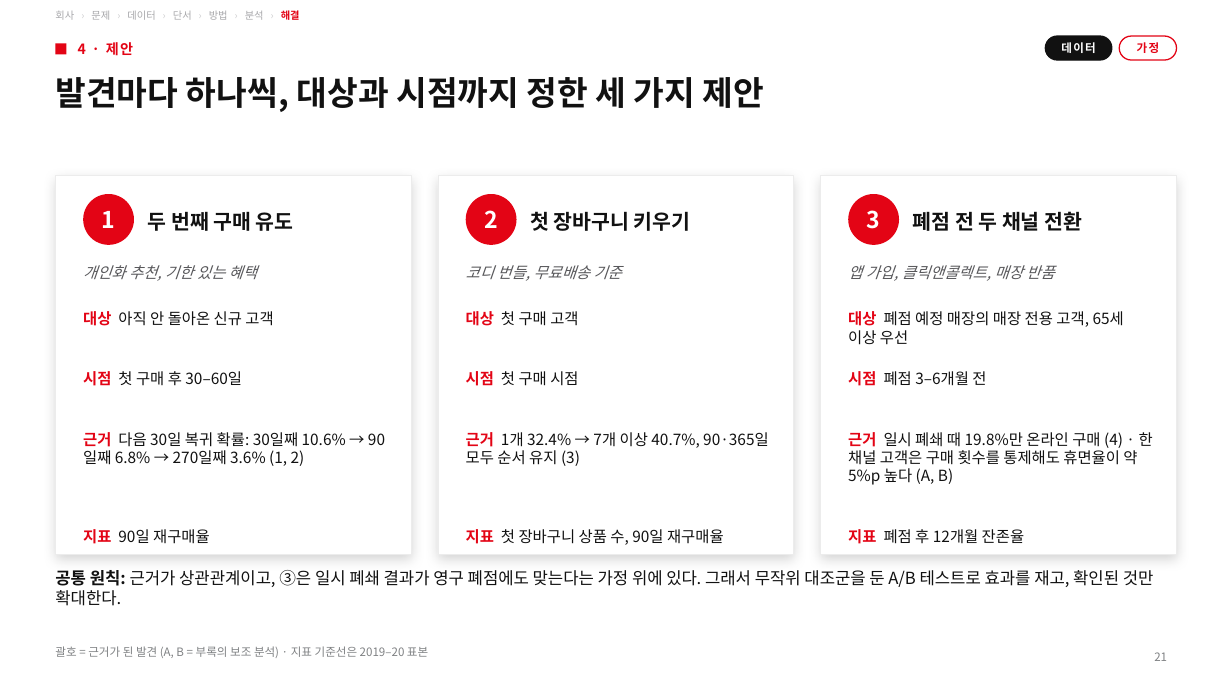
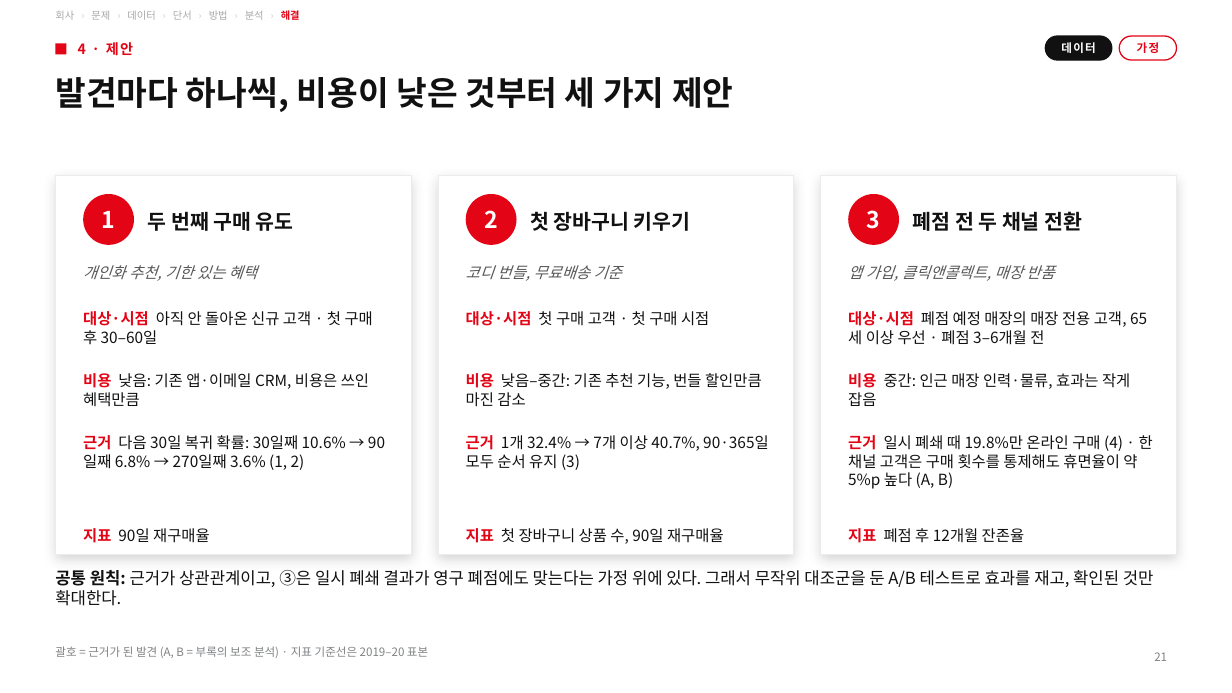
Before and after one commit to underthesun7213/social-data, a slide deck: slide 21 of presentation/hm_retention_deck_ko.pptx. Drawn at 1232x693 pixels with LibreOffice and Linux fonts; fonts in the diff are those of the drawing. Boxes give left, top, right and bottom in pixels: in the first picture for what was removed or moved away, otherwise in the second. Text is boxed around its words. In the diff, an @@ line names an element or a change of style, - is before the commit and + after.

```diff
--- a/presentation/hm_retention_deck_ko.pptx
+++ b/presentation/hm_retention_deck_ko.pptx
@@ title at box(55, 77, 733, 112): text changed @@
-발견마다 하나씩, 대상과 시점까지 정한 세 가지 제안
+발견마다 하나씩, 비용이 낮은 것부터 세 가지 제안
@@ text at box(83, 311, 373, 344): text changed @@
-대상 아직 안 돌아온 신규 고객
+대상·시점 아직 안 돌아온 신규 고객 · 첫 구매 후 30–60일
@@ text at box(466, 311, 709, 326): text changed @@
-대상 첫 구매 고객
+대상·시점 첫 구매 고객 · 첫 구매 시점
@@ text at box(848, 311, 1127, 345): text changed @@
-대상 폐점 예정 매장의 매장 전용 고객, 65세 이상 우선
+대상·시점 폐점 예정 매장의 매장 전용 고객, 65세 이상 우선 · 폐점 3–6개월 전
@@ text at box(83, 373, 369, 406): text changed @@
-시점 첫 구매 후 30–60일
+비용 낮음: 기존 앱·이메일 CRM, 비용은 쓰인 혜택만큼
@@ text at box(466, 373, 762, 407): text changed @@
-시점 첫 구매 시점
+비용 낮음–중간: 기존 추천 기능, 번들 할인만큼 마진 감소
@@ text at box(848, 373, 1130, 406): text changed @@
-시점 폐점 3–6개월 전
+비용 중간: 인근 매장 인력·물류, 효과는 작게 잡음
@@ text "근거 다음 30일 복귀 확률: ...": place and size @@
-text "근거 다음 30일 복귀 확률: ..." at box(83, 432, 346, 466)
+text "근거 다음 30일 복귀 확률: ..." at box(83, 435, 346, 470)
@@ text "근거 1개 32.4% → 7개 ...": place and size @@
-text "근거 1개 32.4% → 7개 ..." at box(466, 432, 769, 466)
+text "근거 1개 32.4% → 7개 ..." at box(466, 435, 769, 470)
@@ text "근거 일시 폐쇄 때 19.8%만 ...": place and size @@
-text "근거 일시 폐쇄 때 19.8%만 ..." at box(848, 432, 1153, 485)
+text "근거 일시 폐쇄 때 19.8%만 ..." at box(848, 435, 1153, 489)
```
Also in this commit, not shown: 5 other slides changed, 4 other files.
